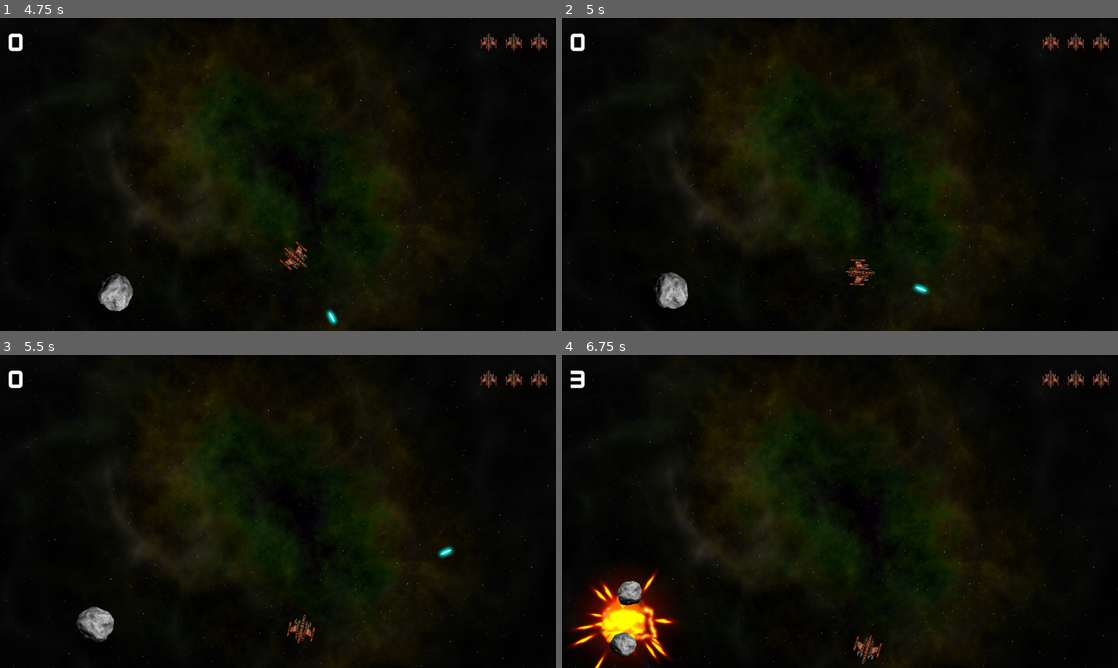
Above: before the commit, frames 1-4 (two rows, left to right).
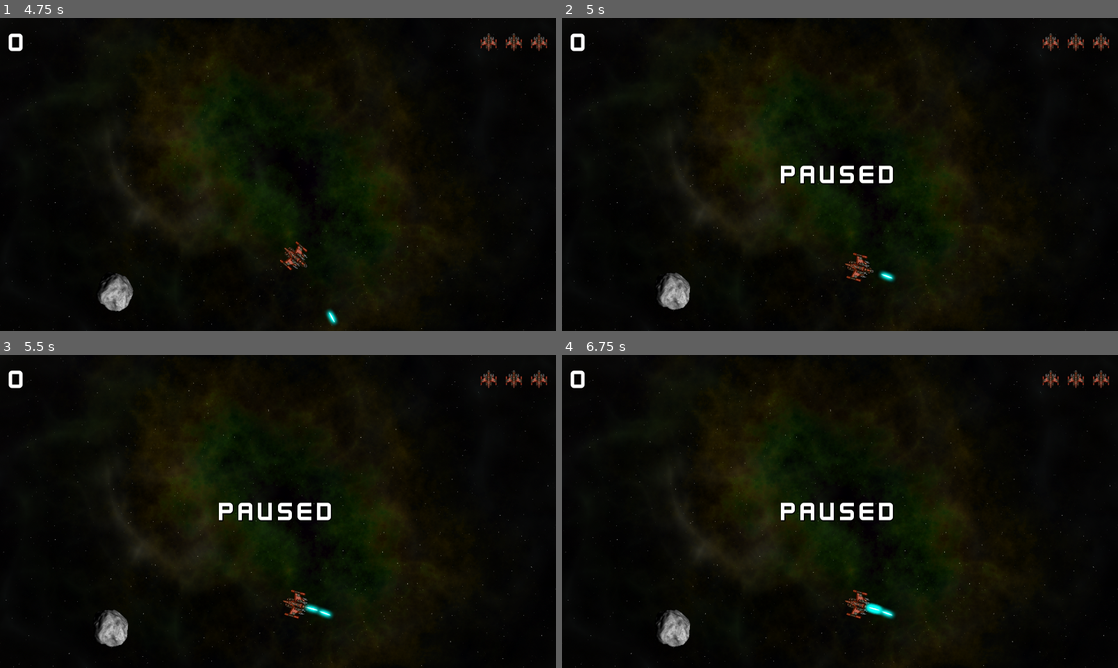
Above: after the commit, the same moments.

Repository: ulfben/space-rocks
Game: Godot game, scene res://main.tscn
Two runs of this game, one before a commit and one after it. Both use one fixed random seed, a clock stepped at 60 frames per second and the inputs below.
Inputs (mouse positions are in pixels of both pictures, inside the frame that each line leads up to):
- Up to frame 1 (4.75 s): click (278, 212) at 0.5 s; tap Enter at 1.25 s; hold D (rotate_right) 1.28-2.03 s; hold Space (shoot) 1.28-2.03 s; hold A (rotate_left) 2.03-2.78 s; tap Space (shoot) at 2.1, 3.6 s; hold D (rotate_right) 2.78-3.53 s; hold Space (shoot) 2.78-3.53 s; hold Up (thrust) 3.53-4.28 s; hold A (rotate_left) from 4.28 s (still down); hold Space (shoot) from 4.28 s (still down)
- Up to frame 2 (5 s): keep holding A (rotate_left); keep holding Space (shoot); tap P (pause, bound only after the commit) at 4.9 s
- Up to frame 3 (5.5 s): keep holding A (rotate_left); release Space (shoot) at 5.03 s; tap Space (shoot) at 5.1 s
- Up to frame 4 (6.75 s): hold Space (shoot) 5.78-6.53 s; release A (rotate_left) at 6.53 s; hold D (rotate_right) from 6.53 s (still down); tap Space (shoot) at 6.6 s

Frame 1 is identical in both runs. In frame 2, 1.4% of the frame differs, in the area x 16-66%, y 47-94%; in frame 3, 2.1%; in frame 4, 5.5%, in the area x 1-60%, y 4-100%.

Commit message:
adding pause function

Diff:
--- a/main.gd
+++ b/main.gd
@@ -58,3 +58,17 @@
 		var newpos = pos + dir * radius
 		var newvel = dir * vel.length() * 1.1
 		spawn_rock(size - 1, newpos, newvel)
+
+
+func _input(event):
+	if event.is_action_pressed("pause"):
+		if !playing:
+			return
+		get_tree().paused = !get_tree().paused
+		var message = $HUD/VBoxContainer/Message
+		if(get_tree().paused):
+			message.text = "Paused"
+			message.show()
+		else:
+			message.text = ""
+			message.hide()
--- a/main.tscn
+++ b/main.tscn
@@ -13,6 +13,7 @@
 point_count = 5
 
 [node name="Main" type="Node"]
+process_mode = 3
 script = ExtResource("1_j1gbf")
 rock_scene = ExtResource("2_qsqly")
 
--- a/player.gd
+++ b/player.gd
@@ -53,7 +53,7 @@
 			$Sprite2D.modulate.a = 1.0
 		INVULNERABLE:
 			#disabling the collision shape prevents player rotation!
-			#$CollisionShape2D.set_deferred("disabled", true)
+			$CollisionShape2D.set_deferred("disabled", true)
 			$Sprite2D.modulate.a = 0.5
 			$InvulnerabilityTimer.start()
 		DEAD:
--- a/project.godot
+++ b/project.godot
@@ -46,6 +46,11 @@
 "events": [Object(InputEventKey,"resource_local_to_scene":false,"resource_name":"","device":-1,"window_id":0,"alt_press …(191 unchanged characters)…
 ]
 }
+pause={
+"deadzone": 0.5,
+"events": [Object(InputEventKey,"resource_local_to_scene":false,"resource_name":"","device":-1,"window_id":0,"alt_pressed":false,"shift_pressed":false,"ctrl_pressed":false,"meta_pressed":false,"pressed":false,"keycode":0,"physical_keycode":80,"key_label":0,"unicode":112,"location":0,"echo":false,"script":null)
+]
+}
 
 [physics]
 
